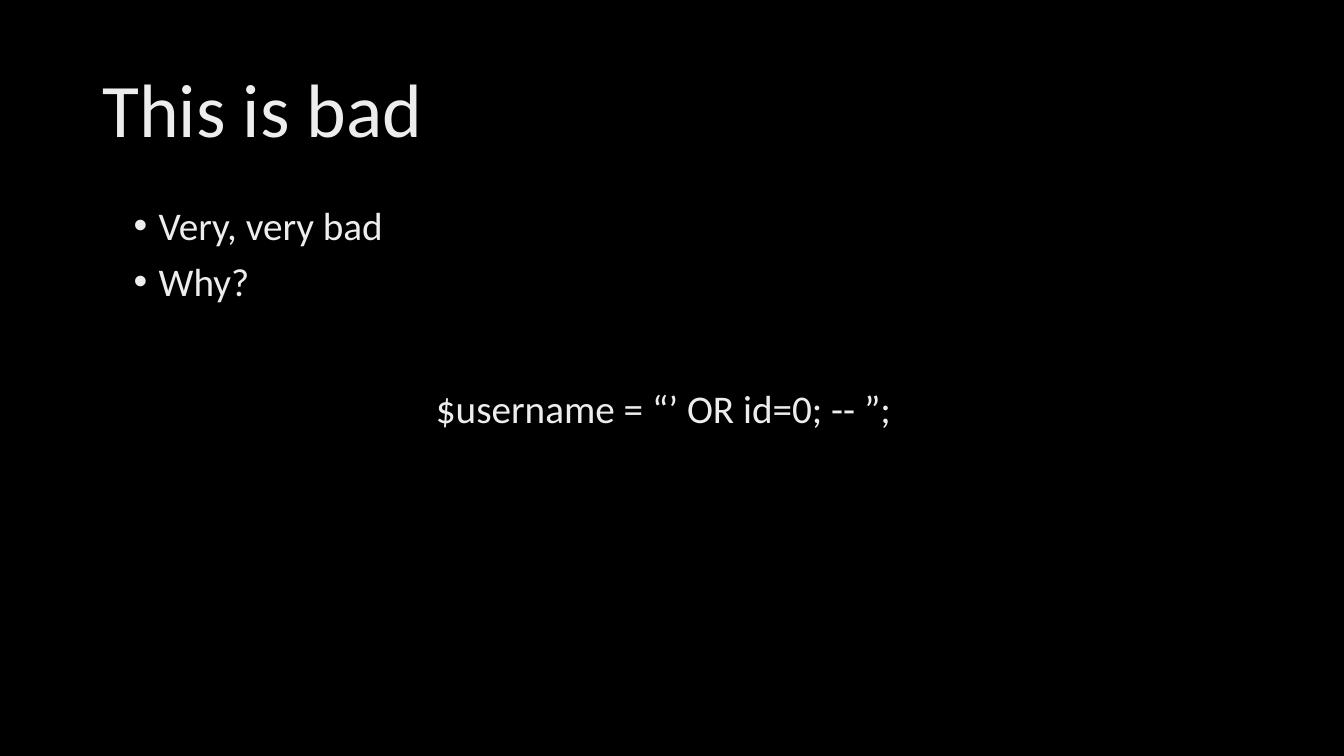
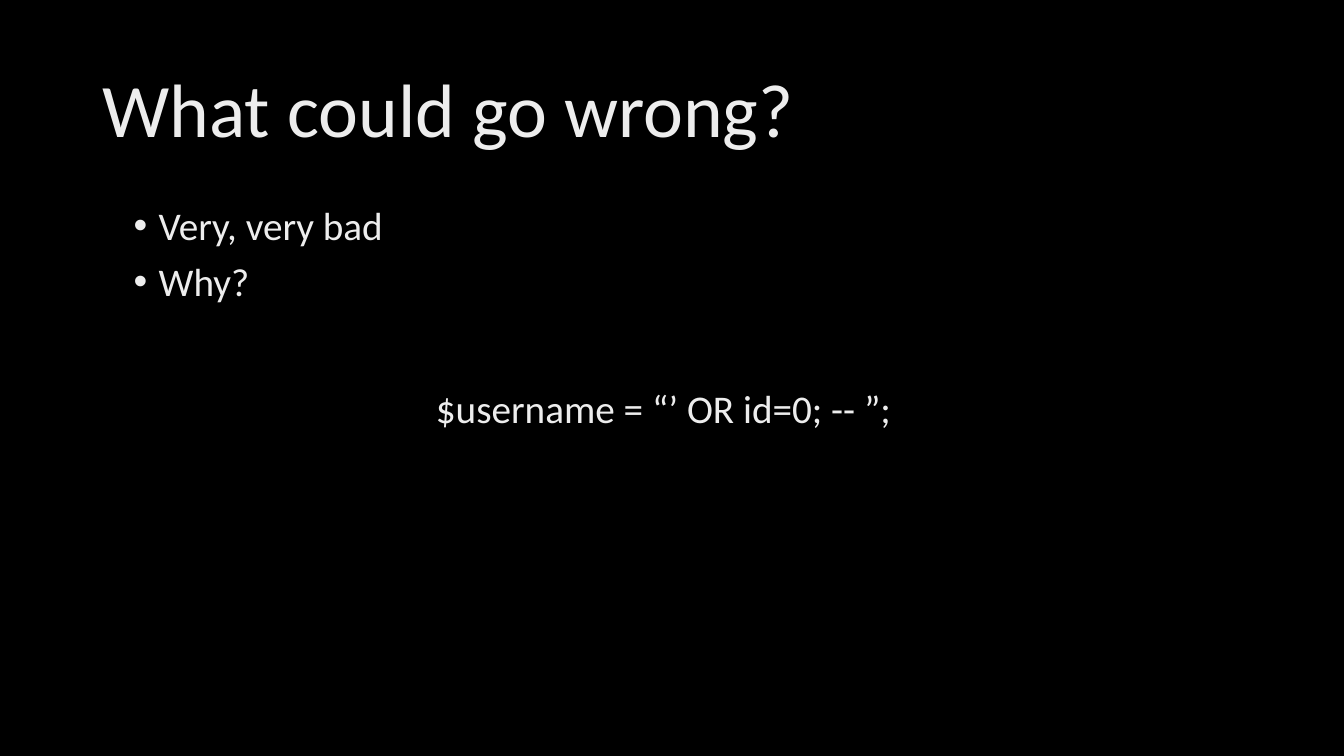
Before and after one commit to mserrano/talks, a slide deck: slide 24 of crashcourse-websec/slides.pptx (slide 25 before the commit). Drawn at 1344x756 pixels with LibreOffice and Linux fonts; fonts in the diff are those of the drawing; background and template pictures are left out. Boxes give left, top, right and bottom in pixels: in the first picture for what was removed or moved away, otherwise in the second. Text is boxed around its words. In the diff, an @@ line names an element or a change of style, - is before the commit and + after.

```diff
--- a/crashcourse-websec/slides.pptx
+++ b/crashcourse-websec/slides.pptx
@@ title at bbox=[102, 84, 793, 150]: text changed @@
-This is bad
+What could go wrong?
```
Also in this commit, not shown: 11 other slides changed, 2 slides added, 1 slide removed.
